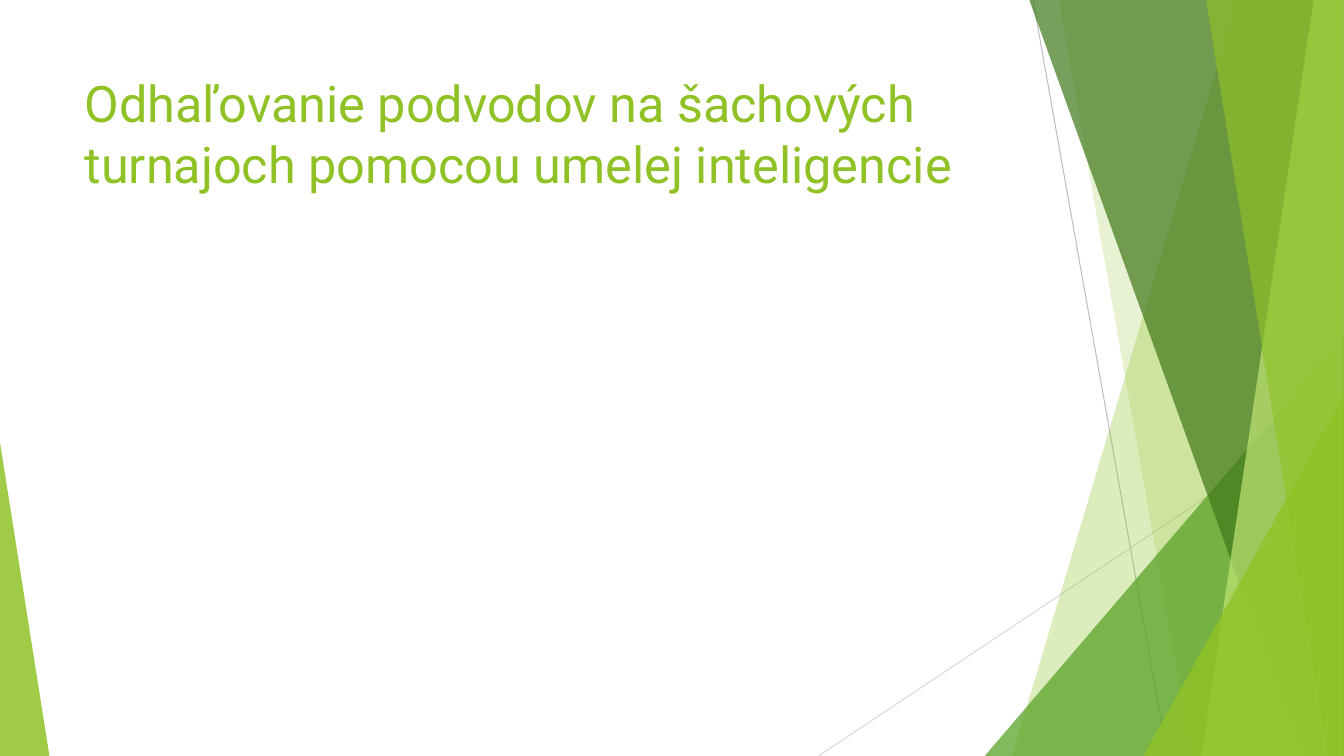
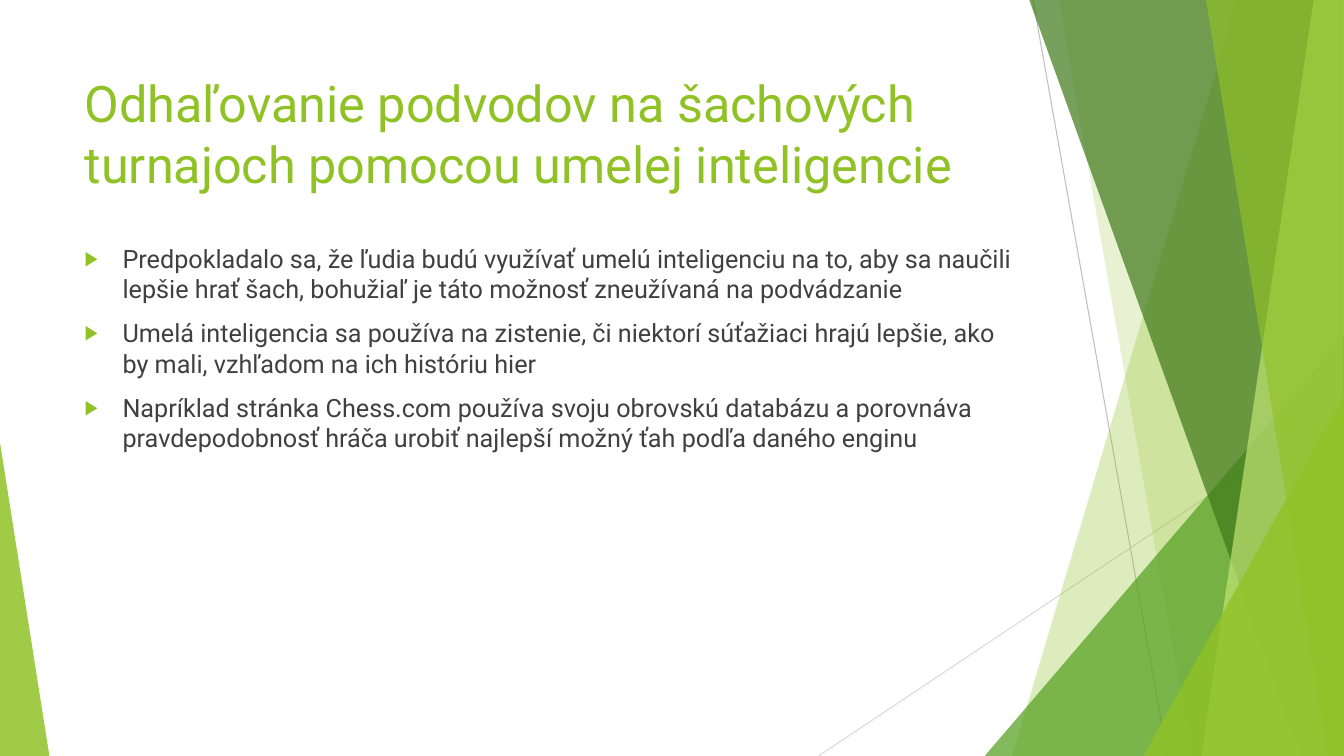
Before and after one commit to MeheheCedy22/MIP, a slide deck: slide 8 of Vplyv umelej inteligencie na sach - Cederle Marek.pptx. Drawn at 1344x756 pixels with LibreOffice and Linux fonts; fonts in the diff are those of the drawing. Boxes give left, top, right and bottom in pixels: in the first picture for what was removed or moved away, otherwise in the second. Text is boxed around its words. In the diff, an @@ line names an element or a change of style, - is before the commit and + after.

```diff
--- a/Vplyv umelej inteligencie na sach - Cederle Marek.pptx
+++ b/Vplyv umelej inteligencie na sach - Cederle Marek.pptx
@@ text added at [123,247,1011,453], 18 pt, text #404040 @@
+▶ Predpokladalo sa, že ľudia budú využívať umelú inteligenciu na to, aby sa naučili lepšie hrať šach, bohužiaľ je táto možnosť zneužívaná na podvádzanie
+▶ Umelá inteligencia sa používa na zistenie, či niektorí súťažiaci hrajú lepšie, ako by mali, vzhľadom na ich históriu hier
+▶ Napríklad stránka Chess.com používa svoju obrovskú databázu a porovnáva pravdepodobnosť hráča urobiť najlepší možný ťah podľa daného enginu
```
Also in this commit, not shown: 3 other slides changed.
